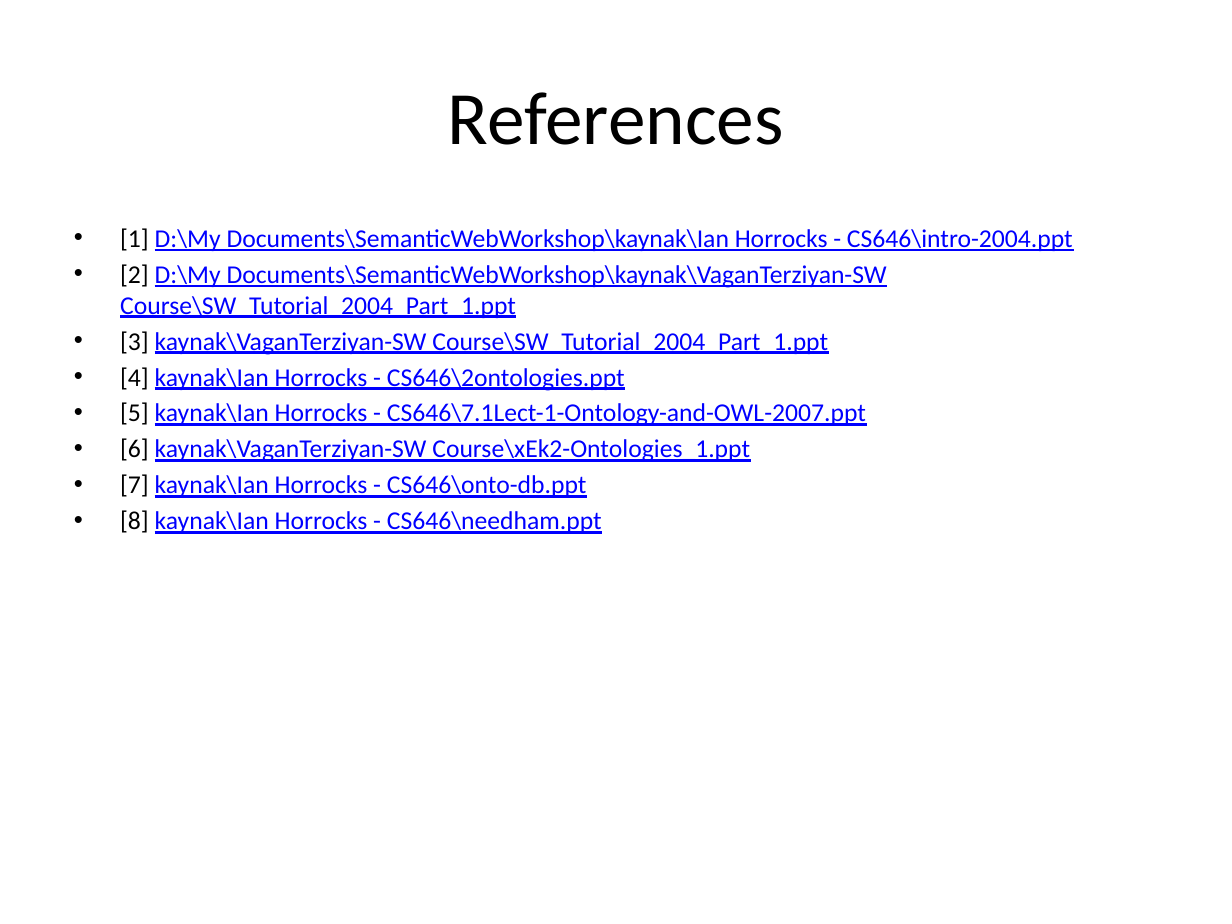
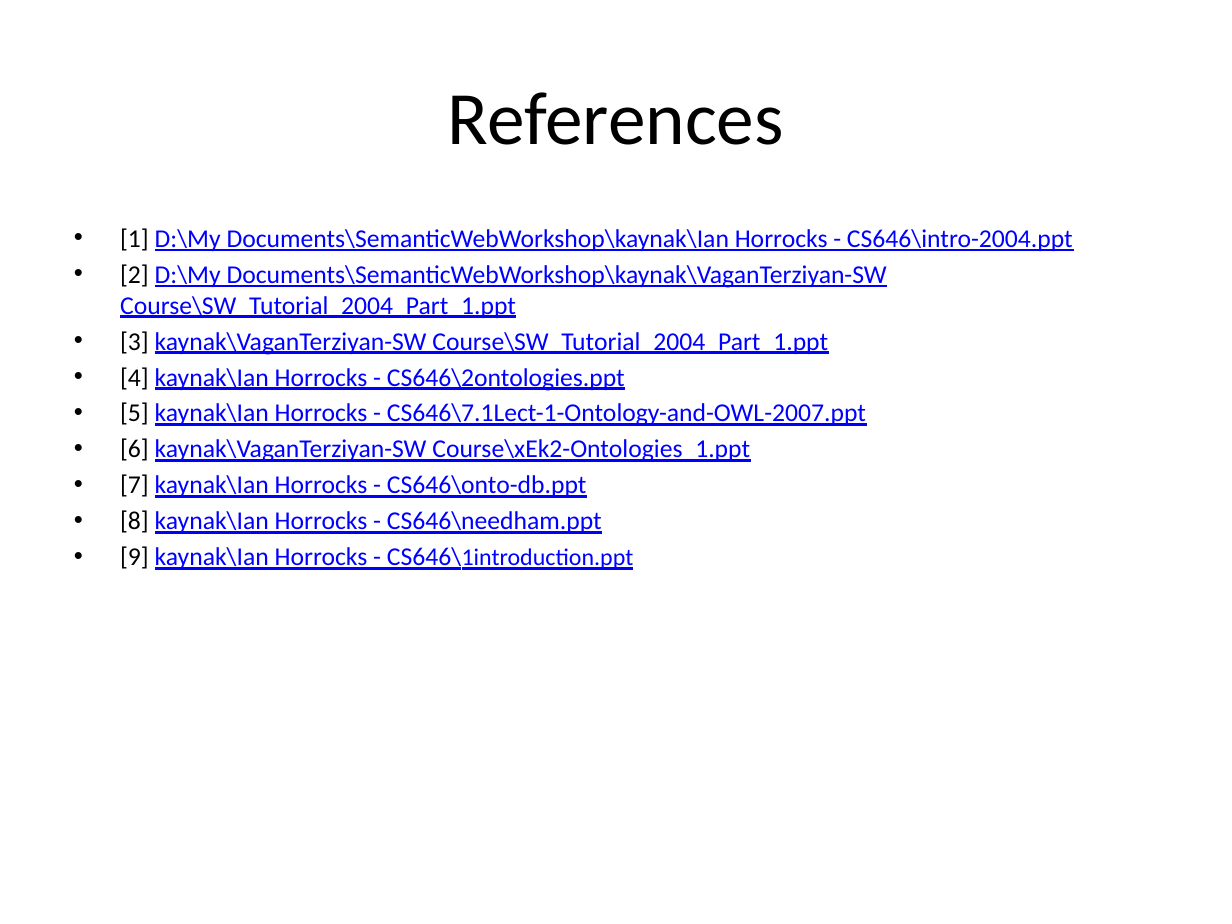
Before and after one commit to selminessrine/faculty-semweb, a slide deck: slide 1 of doc/workshop/sandbox.pptx. Drawn at 1232x924 pixels with LibreOffice and Linux fonts; fonts in the diff are those of the drawing. Boxes give left, top, right and bottom in pixels: in the first picture for what was removed or moved away, otherwise in the second. Text is boxed around its words. In the diff, an @@ line names an element or a change of style, - is before the commit and + after.

```diff
--- a/doc/workshop/sandbox.pptx
+++ b/doc/workshop/sandbox.pptx
@@ text at (120, 546, 634, 570): paragraph added @@
+• [9] kaynak\Ian Horrocks - CS646\1introduction.ppt
```
